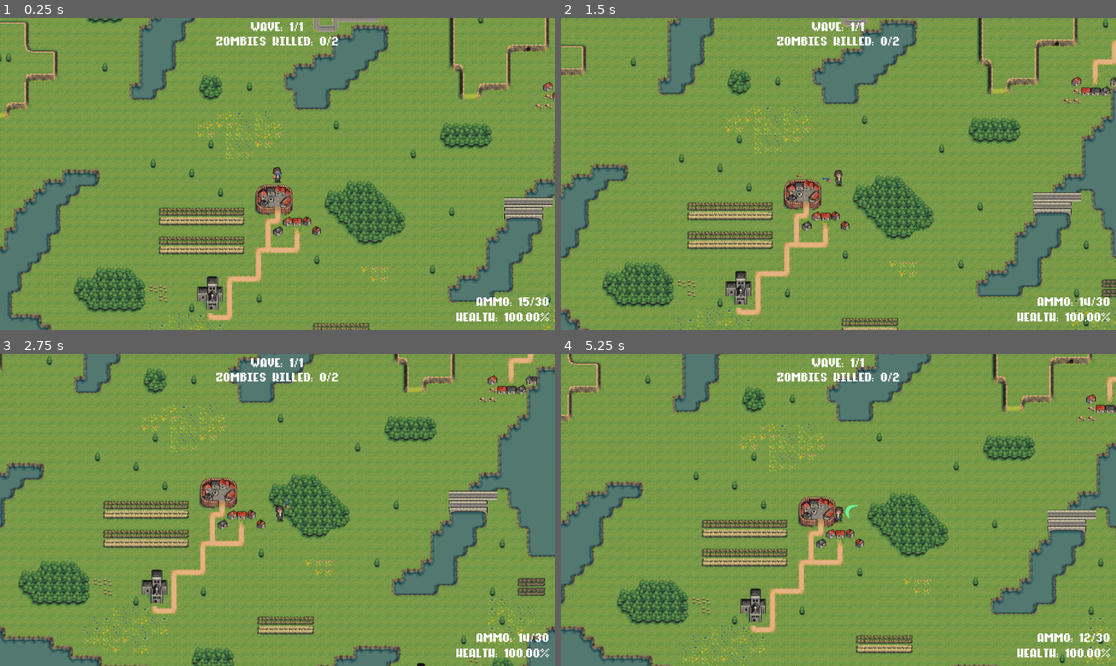
Above: before the commit, frames 1-4 (two rows, left to right).
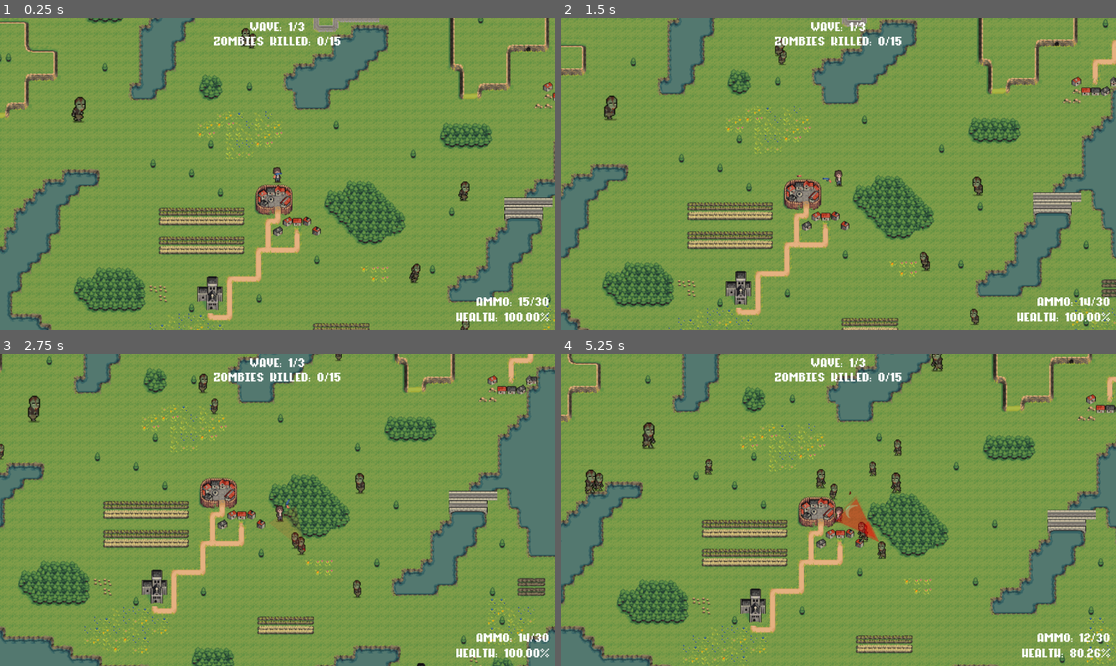
Above: after the commit, the same moments.

Repository: AustynLobo/EiDS
Game: Godot game, scene res://scenes/game.tscn
The game is run twice, just before and just after one commit, with the same random seed, the same clock (stepped at 60 frames per second) and the same inputs.
Inputs (mouse positions are in pixels of both pictures, inside the frame that each line leads up to):
- Up to frame 1 (0.25 s): no input
- Up to frame 2 (1.5 s): move the mouse to (960, 158) at 0.52 s; hold D (right) 0.53-1.28 s; tap Space (melee) at 0.6 s; move the mouse to (727, 189) at 1.27 s; hold S (down) from 1.28 s (still down); click (727, 189) at 1.35 s
- Up to frame 3 (2.75 s): move the mouse to (333, 441) at 2.02 s; release S (down) at 2.03 s; hold D (right) from 2.03 s (still down); tap Space (melee) at 2.1 s
- Up to frame 4 (5.25 s): move the mouse to (810, 572) at 2.77 s; release D (right) at 2.78 s; hold W (up) 2.78-3.53 s; click (810, 572) at 2.85 s; move the mouse to (1005, 556) at 3.52 s; hold A (left) 3.53-5.03 s; tap Space (melee) at 3.6, 5.1 s; move the mouse to (672, 463) at 4.27 s; click (672, 463) at 4.35 s; move the mouse to (866, 510) at 5.02 s; hold S (down) from 5.03 s (still down)

The runs differ from the first frame. In frame 1, 1.1% of the frame differs, in the area x 12-85%, y 1-100%; in frame 2, 1.1%; in frame 3, 1.3%; in frame 4, 2.3%, in the area x 4-98%, y 0-98%.

Commit message:
Edit spawn points and wave settings

Diff:
--- a/scenes/game.tscn
+++ b/scenes/game.tscn
@@ -24,35 +24,35 @@
 
 [node name="WaveManager" parent="." node_paths=PackedStringArray("target", "hud") instance=ExtResource("3_61sqs")]
 target = NodePath("../Player")
-wave_zombie_counts = [2]
 max_zombies_per_spawn = 13
+disable_distance = 200
 hud = NodePath("../HUD")
 
 [node name="SpawnPoint0" type="Node2D" parent="WaveManager"]
 position = Vector2(-136, -53)
 
 [node name="SpawnPoint1" type="Node2D" parent="WaveManager"]
-position = Vector2(-80, 218)
+position = Vector2(73, 186)
 
 [node name="SpawnPoint2" type="Node2D" parent="WaveManager"]
-position = Vector2(359, 21)
+position = Vector2(328, 22)
 
 [node name="SpawnPoint3" type="Node2D" parent="WaveManager"]
-position = Vector2(-32, -291)
+position = Vector2(-29, -236)
 
 [node name="SpawnPoint4" type="Node2D" parent="WaveManager"]
-position = Vector2(337, -392)
+position = Vector2(198, -330)
 
 [node name="SpawnPoint5" type="Node2D" parent="WaveManager"]
-position = Vector2(435, 349)
+position = Vector2(332, 249)
 
 [node name="SpawnPoint6" type="Node2D" parent="WaveManager"]
-position = Vector2(92, 321)
+position = Vector2(242, 157)
 
 [node name="SpawnPoint7" type="Node2D" parent="WaveManager"]
-position = Vector2(-483, 130)
+position = Vector2(-454, 28)
 
 [node name="SpawnPoint8" type="Node2D" parent="WaveManager"]
-position = Vector2(472, -363)
+position = Vector2(-300, -124)
 
 [node name="HUD" parent="." instance=ExtResource("4_giyla")]
Not shown, changed: assets/audio/game_sound.wav.import
Not shown, changed: assets/audio/pistol_shoot.wav.import
Not shown, changed: assets/audio/player_getting_hurt.wav.import
Not shown, changed: assets/audio/rain_thunderstorm.wav.import
Not shown, changed: assets/audio/rifle_shoot.wav.import
Not shown, changed: assets/audio/win94_shoot_with_reloading.wav.import
Not shown, changed: assets/audio/winchester_shoot_without_reloading.wav.import
Not shown, changed: assets/audio/zombie_eating_carcus.mp3.import
Not shown, changed: assets/audio/zombie_gargles.wav.import
